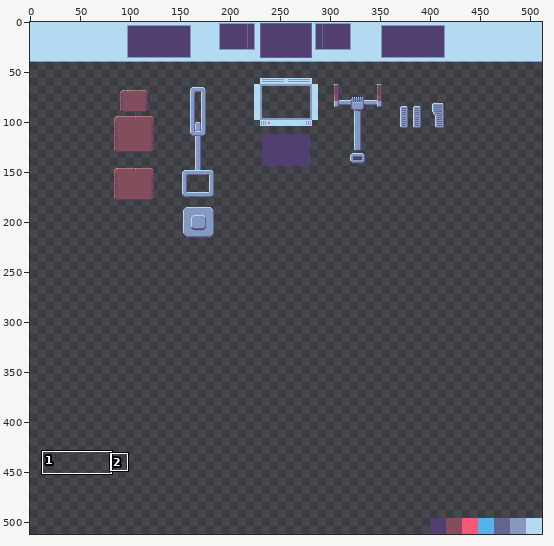
One commit to this pixel-art file: level/spaceship/materials/cockpit.aseprite. The first picture is a wide view before the edit; the outline marks the close-up.
Close-up. Before the commit:
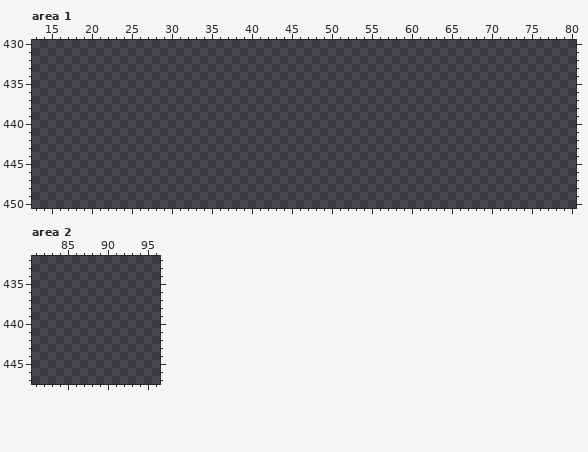
512x512 pixels, 1 frame. Shown: area 1: x 13..80, y 430..450; area 2: x 81..96, y 432..447.
After the commit:
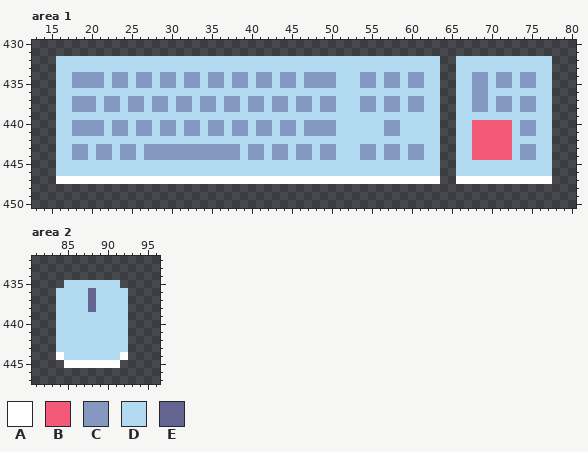
Palette (. is transparent): A #ffffff  B #f45978  C #8598c0  D #b2dbf1  E #63648f
Change:
layer "emission" added
Area 1, layers "emission", "albedo":
There is now colour A in row 447 at x 16 to 63 and 66 to 77.
There is now colour B in rows 440 to 444 at x 68 to 72.
There is now colour C in rows 434 to 435 at x 18 to 21, 23 to 24, 26 to 27, 29 to 30, 32 to 33, 35 to 36, 38 to 39, 41 to 42, 44 to 45, 47 to 50, 54 to 55, 57 to 58, 60 to 61, 68 to 69, 71 to 72 and 74 to 75; in row 436 at x 68 to 69; in rows 437 to 438 at x 18 to 20, 22 to 23, 25 to 26, 28 to 29, 31 to 32, 34 to 35, 37 to 38, 40 to 41, 43 to 44, 46 to 47, 49 to 50, 54 to 55, 57 to 58, 60 to 61, 68 to 69, 71 to 72 and 74 to 75; in rows 440 to 441 at x 18 to 21, 23 to 24, 26 to 27, 29 to 30, 32 to 33, 35 to 36, 38 to 39, 41 to 42, 44 to 45, 47 to 50, 57 to 58 and 74 to 75; in rows 443 to 444 at x 18 to 19, 21 to 22, 24 to 25, 27 to 38, 40 to 41, 43 to 44, 46 to 47, 49 to 50, 54 to 55, 57 to 58, 60 to 61 and 74 to 75.
There is now colour D in rows 432 to 433 at x 16 to 63 and 66 to 77; in rows 434 to 435 at x 16 to 17, 22, 25, 28, 31, 34, 37, 40, 43, 46, 51 to 53, 56, 59, 62 to 63, 66 to 67, 70, 73 and 76 to 77; in row 436 at x 16 to 63, 66 to 67 and 70 to 77; in rows 437 to 438 at x 16 to 17, 21, 24, 27, 30, 33, 36, 39, 42, 45, 48, 51 to 53, 56, 59, 62 to 63, 66 to 67, 70, 73 and 76 to 77; in row 439 at x 16 to 63 and 66 to 77; in rows 440 to 441 at x 16 to 17, 22, 25, 28, 31, 34, 37, 40, 43, 46, 51 to 56, 59 to 63, 66 to 67, 73 and 76 to 77.
There is now colour D in row 442 at x 16 to 63, 66 to 67 and 73 to 77; in rows 443 to 444 at x 16 to 17, 20, 23, 26, 39, 42, 45, 48, 51 to 53, 56, 59, 62 to 63, 66 to 67, 73 and 76 to 77; in rows 445 to 446 at x 16 to 63 and 66 to 77.
Area 2, layer "albedo":
There is now colour A in row 444 at x 84 and 92; in row 445 at x 85 to 91.
There is now colour D in row 435 at x 85 to 91; in rows 436 to 438 at x 84 to 87 and 89 to 92; in rows 439 to 443 at x 84 to 92; in row 444 at x 85 to 91.
There is now colour E in rows 436 to 438 at x 88.
